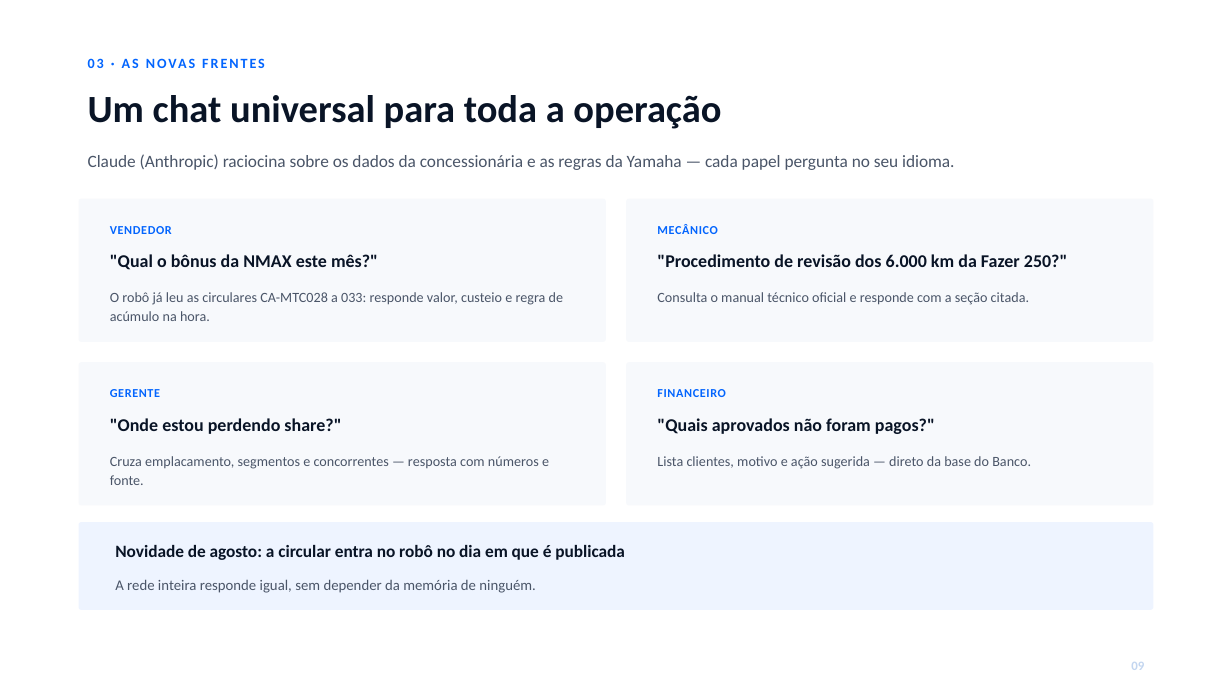
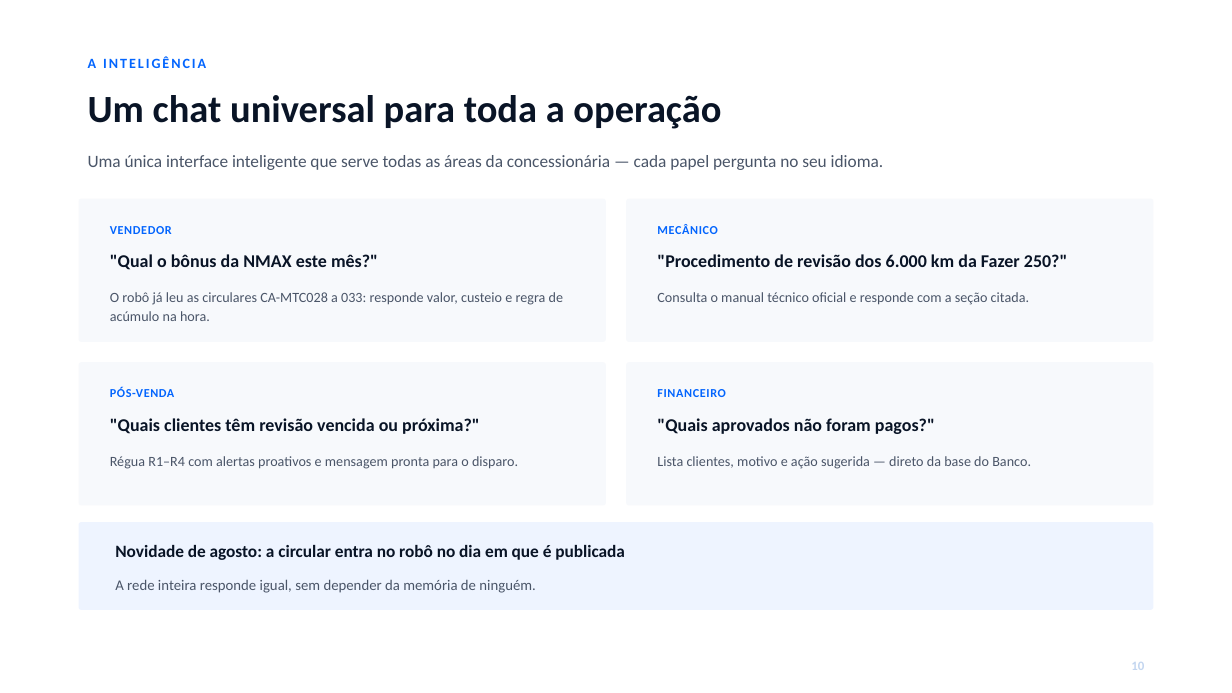
Before and after one commit to Caiquespkt0611/smart-dealer, a slide deck: slide 12 of _NOVAS MELHORIAS/DECK-DIRETORIA-SMART-DEALER.pptx (slide 11 before the commit). Drawn at 1232x693 pixels with LibreOffice and Linux fonts; fonts in the diff are those of the drawing. Boxes give left, top, right and bottom in pixels: in the first picture for what was removed or moved away, otherwise in the second. Text is boxed around its words. In the diff, an @@ line names an element or a change of style, - is before the commit and + after.

```diff
--- a/_NOVAS MELHORIAS/DECK-DIRETORIA-SMART-DEALER.pptx
+++ b/_NOVAS MELHORIAS/DECK-DIRETORIA-SMART-DEALER.pptx
@@ text at (x1=88, y1=56, x2=206, y2=68): text changed @@
-03 · AS NOVAS FRENTES
+A INTELIGÊNCIA
@@ text at (x1=88, y1=155, x2=883, y2=170): text changed @@
-Claude (Anthropic) raciocina sobre os dados da concessionária e as regras da Yamaha — cada papel pergunta no seu idioma.
+Uma única interface inteligente que serve todas as áreas da concessionária — cada papel pergunta no seu idioma.
@@ text at (x1=110, y1=387, x2=175, y2=397): text changed @@
-GERENTE
+PÓS-VENDA
@@ text at (x1=110, y1=418, x2=480, y2=434): text changed @@
-"Onde estou perdendo share?"
+"Quais clientes têm revisão vencida ou próxima?"
@@ text at (x1=110, y1=456, x2=518, y2=469): text changed @@
-Cruza emplacamento, segmentos e concorrentes — resposta com números e fonte.
+Régua R1–R4 com alertas proativos e mensagem pronta para o disparo.
@@ text at (x1=1131, y1=662, x2=1144, y2=670): text changed @@
-09
+10
```
Also in this commit, not shown: 4 other slides changed, 12 slides added, 9 slides removed, 3 other files.
